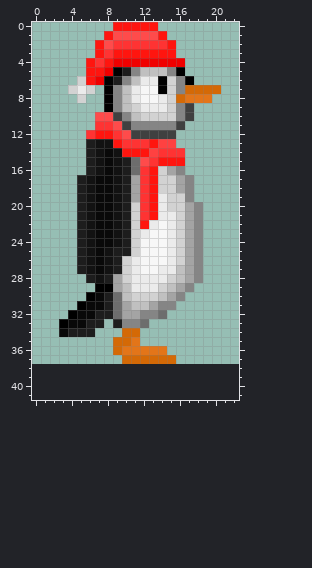
One commit to this pixel-art sprite: res/GraviTux/tux/Tux_01.png. This is how it looked before the edit.
The file is 40x40 pixels. The old version is drawn lined up with the new one, on the new canvas.
And afterwards:
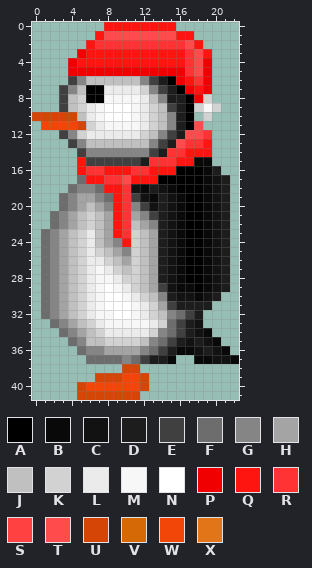
Palette (. is transparent): A #000000  B #090909  C #121212  D #1d1d1d  E #404040  F #6d6d6d  G #858585  H #a4a4a4  J #c0c0c0  K #d2d2d2  L #ebebeb  M #f7f7f7  N #ffffff  P #f00000  Q #ff150f  R #ff3333  S #ff4141  T #ff4b4b  U #d44506  V #d46906  W #f24508  X #e37519
The exact change:
canvas 40x40 -> 23x42, the old top-left corner now at -8,-2 (the part of the old canvas that was cut away was empty and is not shown)
Changed rows in their new state; - is an unchanged pixel.
first column x 0:
 0 --------Q-----QQ-------
 1 -------QT-----TTQQ-----
 2 ------QRR------RRTQ----
 3 -----PQ-Q-------QRTQ---
 4 ----PQ-Q-QQQQQQQQRTP---
 5 ----PPPP-PPPPPPPPRTP---
 6 ----EGJJJJJ-GEDAPQRP---
 7 ---EGJAALLL-KGEDAPQP.--
 8 ---EJ-AAMMMMLJGDDAPK---
 9 ---EJKLMNNNM-KJEDAKMK--
10 UUUUUJLMNNNML-JGDA-K---
11 -WWWWUKLMMMMLKJ-DAT----
12 ---EGKLLLLLLKJG-DTTR---
13 ----EGJJJJJJJGEDTRRQ---
14 -----EGGGGGGGED--QQQ---
15 -----QEEEEEED-RR-QBB---
16 -----QRRQQQR--QQAAABD--
17 -----FQQRRTQQ-AAAAABCD-
18 ----FGGFQQRCBDCBAAABCD-
19 ---FGHHGFQRECBDCBAABCD-
20 ---FGHJHGQRGECDCBAABCD-
21 --FGHJKJHQRHGEDCBAABCD-
22 --FGHJKJHQRJHGDCBAABCD-
23 -FGHJKLJHQR-JHDCBAABCD-
24 -FGHJKLJHGQ-JHDCBAABCD-
25 -FGHJKLKJHG-JHDCBAABCD-
26 -FGHJKLLKJHKJHDCBAABCD-
27 -FGHJKLMLKJKJHDCBAABCD-
28 -FGHJKLMML-KJHDCBAABCD-
29 -FGHJKLMNMLKJHECBBABCD-
30 -FGHJKLMNNML-JGDCCBCD--
31 -FGHJKLMNNNMLKHEDDDD---
32 -FGHJKLMMNNMLKJGFED----
33 --FGHJKLMMMMMLKFEDC----
34 ---FGHJKLLLLLKGFEDCB---
35 ----FGJJKKKKJGFEDCDCB--
36 -----FGGHHHHGFEDBBCDCB-
37 ------FFFFGFEDDB--BBCCB
38 ----------UU-----------
39 -------UUUWWU----------
40 -----UWWWWWWU----------
41 -----UUUUUUU-----------
Where, in picture pixels (left, top, right, bottom), the same in both pictures:
changed: (32, 22, 239, 400)
